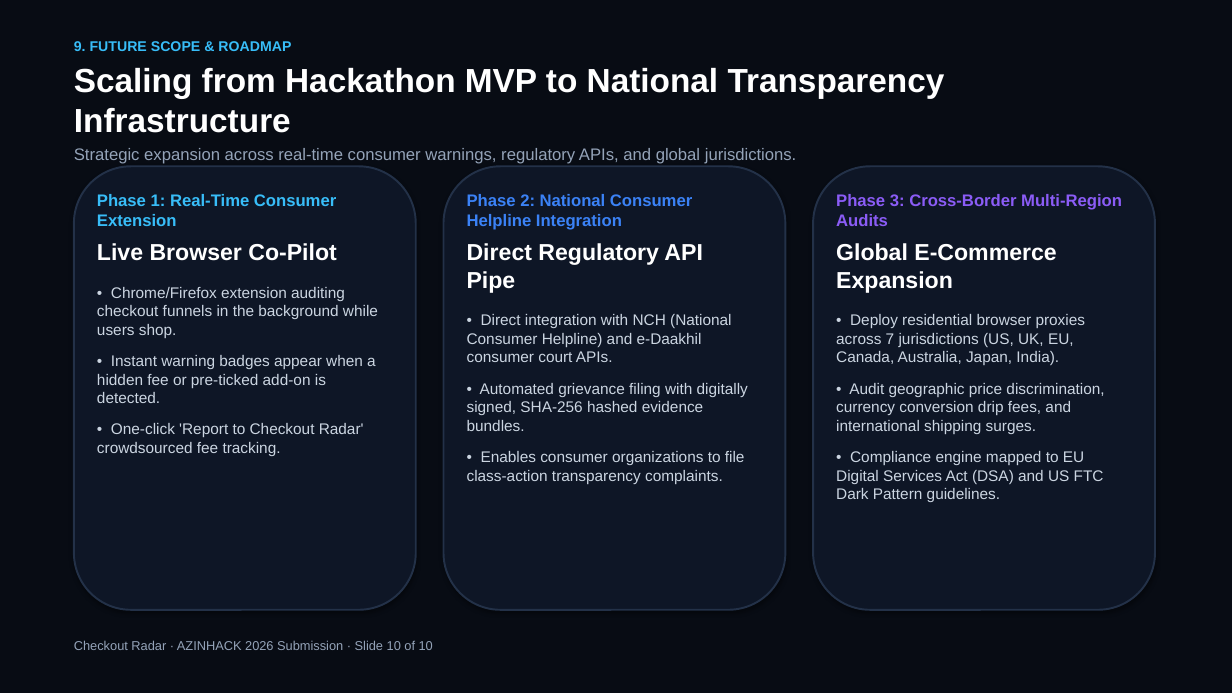
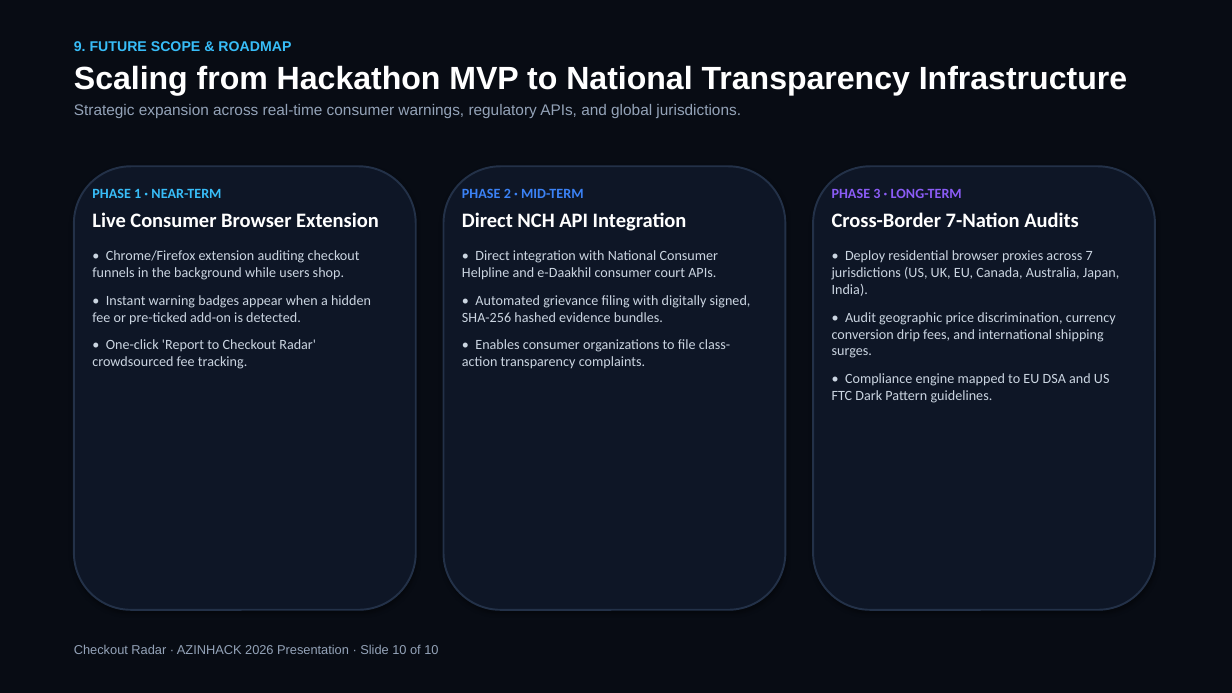
Before and after one commit to patchyevolve/CheckOutRadar, a slide deck: slide 10 of docs/pitch/Checkout_Radar_AZINHACK_2026.pptx. Drawn at 1232x693 pixels with LibreOffice and Linux fonts; fonts in the diff are those of the drawing. Boxes give left, top, right and bottom in pixels: in the first picture for what was removed or moved away, otherwise in the second. Text is boxed around its words. In the diff, an @@ line names an element or a change of style, - is before the commit and + after.

```diff
--- a/docs/pitch/Checkout_Radar_AZINHACK_2026.pptx
+++ b/docs/pitch/Checkout_Radar_AZINHACK_2026.pptx
@@ text "9. FUTURE SCOPE & ROADMAP" at (74, 41, 1127, 118): size 26 to 25 pt in "Scaling from Hackathon MVP to National Transparency ..."; size 13 to 12 pt in "Strategic expansion across real-time consumer warnings, regu ..."; less space between paragraphs @@
@@ text at (92, 188, 379, 227): text changed; size 13 to 16 pt; font Arial to Calibri; text colour #38BDF8 to #FFFFFF @@
-Phase 1: Real-Time Consumer Extension
-Live Browser Co-Pilot
+PHASE 1 · NEAR-TERM
+Live Consumer Browser Extension
@@ text at (462, 188, 719, 280): text changed; size 12 to 11 pt; font Arial to Calibri @@
-Phase 2: National Consumer Helpline Integration
-Direct Regulatory API Pipe
-• Direct integration with NCH (National Consumer Helpline) and e-Daakhil consumer court APIs.
+PHASE 2 · MID-TERM
+Direct NCH API Integration
+• Direct integration with National Consumer Helpline and e-Daakhil consumer court APIs.
@@ text at (832, 188, 1079, 227): text changed; size 13 to 16 pt; font Arial to Calibri; text colour #8B5CF6 to #FFFFFF @@
-Phase 3: Cross-Border Multi-Region Audits
-Global E-Commerce Expansion
+PHASE 3 · LONG-TERM
+Cross-Border 7-Nation Audits
@@ text at (92, 250, 371, 369): size 12 to 11 pt, font Arial to Calibri in "• Chrome/Firefox extension auditing checkout funnels in ...", "• Instant warning badges appear when a ...", "• One-click 'Report to Checkout Radar' crowdsourced ..."; less space between paragraphs @@
@@ text at (832, 250, 1119, 358): size 12 to 11 pt, font Arial to Calibri in "• Deploy residential browser proxies across 7 ...", "• Audit geographic price discrimination, currency conversion ..."; less space between paragraphs @@
@@ text at (462, 295, 751, 369): size 12 to 11 pt, font Arial to Calibri in "• Automated grievance filing with digitally signed, ...", "• Enables consumer organizations to file class-action ..."; less space between paragraphs @@
@@ text at (832, 373, 1110, 403): text changed; size 12 to 11 pt; font Arial to Calibri @@
-• Compliance engine mapped to EU Digital Services Act (DSA) and US FTC Dark Pattern guidelines.
+• Compliance engine mapped to EU DSA and US FTC Dark Pattern guidelines.
@@ text at (74, 644, 438, 654): text changed @@
-Checkout Radar · AZINHACK 2026 Submission · Slide 10 of 10
+Checkout Radar · AZINHACK 2026 Presentation · Slide 10 of 10
```
Also in this commit, not shown: 8 other slides changed, 1 slide added, 1 slide removed, 13 other files.
